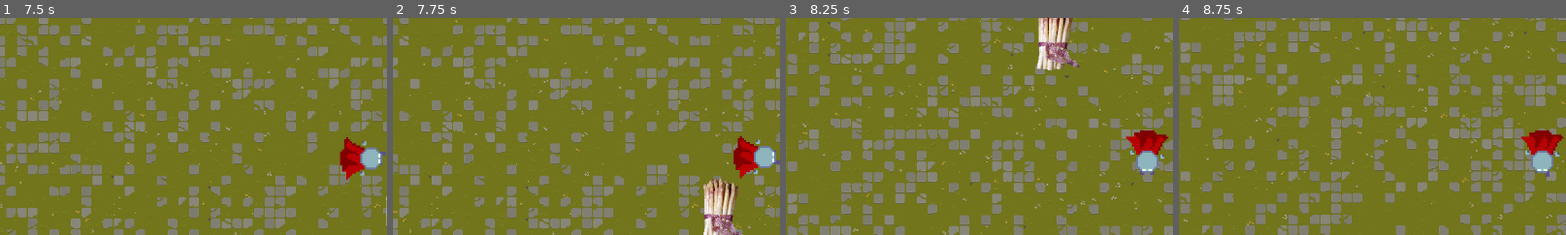
Above: before the commit, frames 1-4 (left to right).
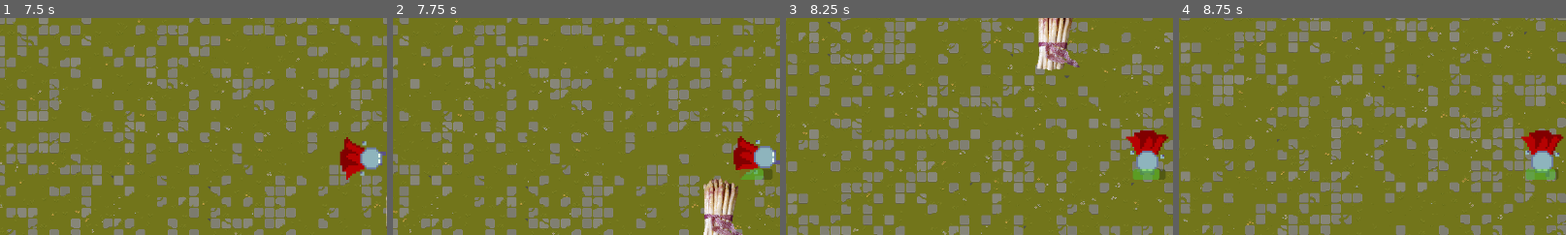
Above: after the commit, the same moments.

Repository: Rattengott/Final-0.75
Game: Godot game, scene res://Map.tscn
The game is run twice, just before and just after one commit, with the same random seed, the same clock (stepped at 60 frames per second) and the same inputs. This scene is started directly instead of the project's main scene.
Inputs (mouse positions are % of the whole screen's width and height, from its top left):
- Up to frame 1 (7.5 s): move the mouse to (72, 45) at 0.52 s; hold D (right) 0.53-1.28 s; tap Space (dash) every 1.5 s from 0.6 to 6.6 s; move the mouse to (30, 55) at 1.27 s; hold S (down) 1.28-2.03 s; click (30, 55) at 1.35 s; move the mouse to (60, 28) at 2.02 s; hold D (right) 2.03-2.78 s; move the mouse to (45, 70) at 2.77 s; hold W (up) 2.78-3.53 s; click (45, 70) at 2.85 s; move the mouse to (80, 65) at 3.52 s; hold A (left) 3.53-5.03 s; move the mouse to (20, 35) at 4.27 s; click (20, 35) at 4.35 s; move the mouse to (55, 50) at 5.02 s; hold S (down) 5.03-5.78 s; move the mouse to (35, 25) at 5.77 s; hold D (right) 5.78-6.53 s; click (35, 25) at 5.85 s; move the mouse to (72, 45) at 6.52 s; hold W (up) 6.53-7.28 s; move the mouse to (30, 55) at 7.27 s; hold D (right) from 7.28 s (still down); click (30, 55) at 7.35 s
- Up to frame 2 (7.75 s): keep holding D (right)
- Up to frame 3 (8.25 s): move the mouse to (60, 28) at 8.02 s; release D (right) at 8.03 s; hold S (down) from 8.03 s (still down); tap Space (dash) at 8.1 s
- Up to frame 4 (8.75 s): keep holding S (down)
The pictures show only the part of the screen within x 3-53%, y 19-69%; the shares and areas given below are measured in that part.

Frame 1 is identical in both runs. In frame 2, 0.4% of the frame differs, in the area x 89-98%, y 69-75%; in frame 3, 0.4%; in frame 4, 0.4%.

Commit message:
schaden nehmen

Diff:
--- a/Menü_Änderung/area_2d.gd
+++ b/Menü_Änderung/area_2d.gd
@@ -9,3 +9,11 @@
 # Called every frame. 'delta' is the elapsed time since the previous frame.
 func _process(delta: float) -> void:
 	pass
+
+
+
+
+func _on_area_entered(area: Area2D) -> void:
+	if area.has_method("on_player_hit_enemy"):
+		#area.OnHit(damage_player)
+		print("i got hit")
--- a/Menü_Änderung/area_2d_attack_hitbox.gd
+++ b/Menü_Änderung/area_2d_attack_hitbox.gd
@@ -1,2 +1,7 @@
 class_name Playerhit
 extends Area2D
+
+func _on_area_2d_attack_hitbox_body_entered(body: Node2D) -> void:
+	if body.has_method("OnHit"):
+		#area.OnHit(damage_player)
+		print("i got hit")
--- a/Menü_Änderung/player.gd
+++ b/Menü_Änderung/player.gd
@@ -91,10 +91,10 @@
 	pass
 
 func _on_player_hitbox_body_entered(body: Node2D) -> void:
-	#if body.has_method("enemy"):
+	print("bin")#if body.has_method("enemy"):
 	print(body.get_groups())
 	print(body)
-	if body.is_in_group("Player"):
+	if body.has_method("enemy"):
 		print("ka")
 		enemy_inattack_range = true
 
@@ -106,7 +106,7 @@
 		print(health)
 
 func _on_player_hitbox_body_exited(body: Node2D) -> void:
-	if body.is_in_group("Player"):
+	if body.has_method("enemy"):
 		enemy_inattack_range = false
 
 
@@ -173,7 +173,7 @@
 
 
 func _on_area_2d_attack_hitbox_body_entered(body: Node2D) -> void:
-
+	if body.has_method("OnHit"):
 		#area.OnHit(damage_player)
 		print("i got hit")
 
--- a/Menü_Änderung/player.tscn
+++ b/Menü_Änderung/player.tscn
@@ -1,8 +1,9 @@
-[gd_scene load_steps=24 format=3 uid="uid://clj5w1tr6pu77"]
+[gd_scene load_steps=25 format=3 uid="uid://clj5w1tr6pu77"]
 
 [ext_resource type="Script" path="res://player.gd" id="1_kpjcp"]
 [ext_resource type="Texture2D" uid="uid://dy4yxvmkvkqy6" path="res://Ch_Spritesheet.png" id="2_hqtel"]
 [ext_resource type="AnimationNodeStateMachine" uid="uid://qduc2fm3nv6k" path="res://Textures/player.tres" id="3_hqtel"]
+[ext_resource type="Script" path="res://area_2d.gd" id="3_pvt2p"]
 [ext_resource type="Script" path="res://player_animation.gd" id="4_sweqy"]
 
 [sub_resource type="RectangleShape2D" id="RectangleShape2D_hqtel"]
@@ -341,6 +342,7 @@
 [node name="Area2D" type="Area2D" parent="."]
 collision_layer = 2
 collision_mask = 4
+script = ExtResource("3_pvt2p")
 
 [node name="CollisionShape2d" type="CollisionShape2D" parent="Area2D"]
 position = Vector2(-1.02037, 3.5001)
@@ -354,6 +356,7 @@
 debug_color = Color(0, 1, 0, 0.419608)
 
 [node name="player_hitbox" type="Area2D" parent="."]
+collision_mask = 4
 
 [node name="CollisionShape2d" type="CollisionShape2D" parent="player_hitbox"]
 position = Vector2(-1, 4)
@@ -403,6 +406,7 @@
 one_shot = true
 
 [connection signal="area_entered" from="Area2D" to="." method="_on_area_2d_area_entered"]
+[connection signal="area_entered" from="Area2D" to="Area2D" method="_on_area_entered"]
 [connection signal="body_entered" from="player_hitbox" to="." method="_on_player_hitbox_body_entered"]
 [connection signal="body_exited" from="player_hitbox" to="." method="_on_player_hitbox_body_exited"]
 [connection signal="timeout" from="regin_timer" to="." method="_on_regin_timer_timeout"]
